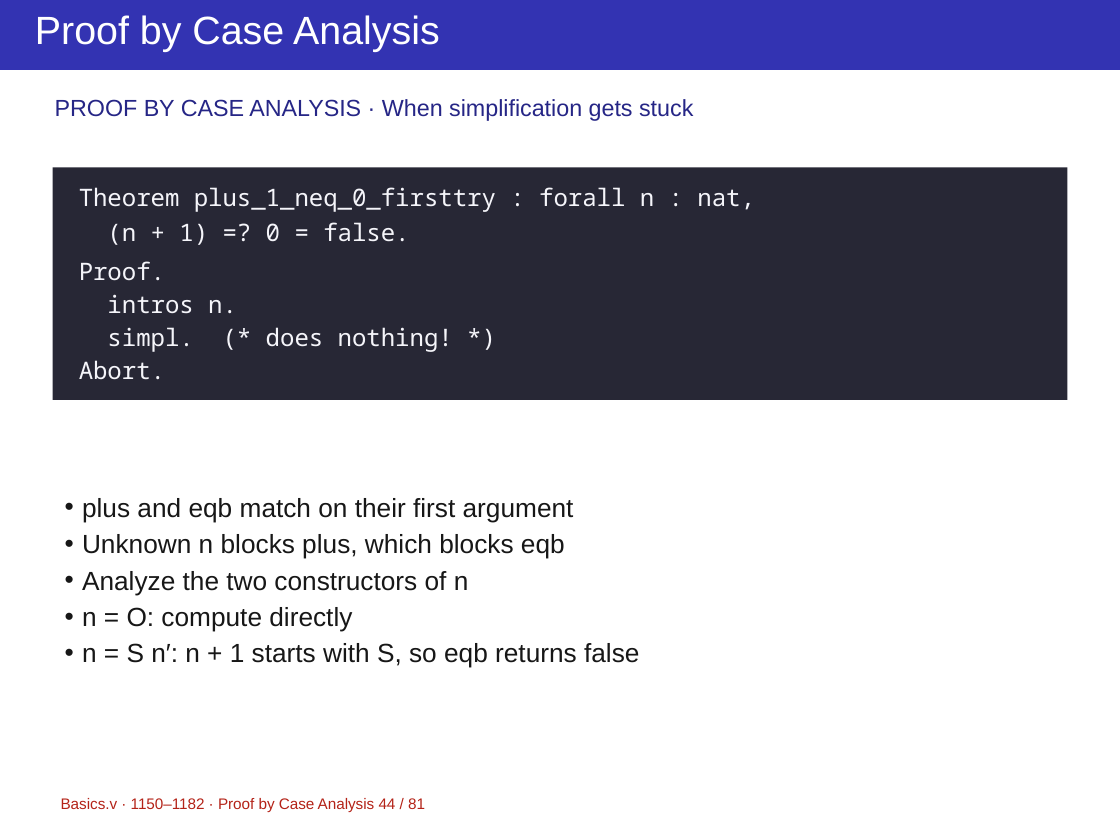
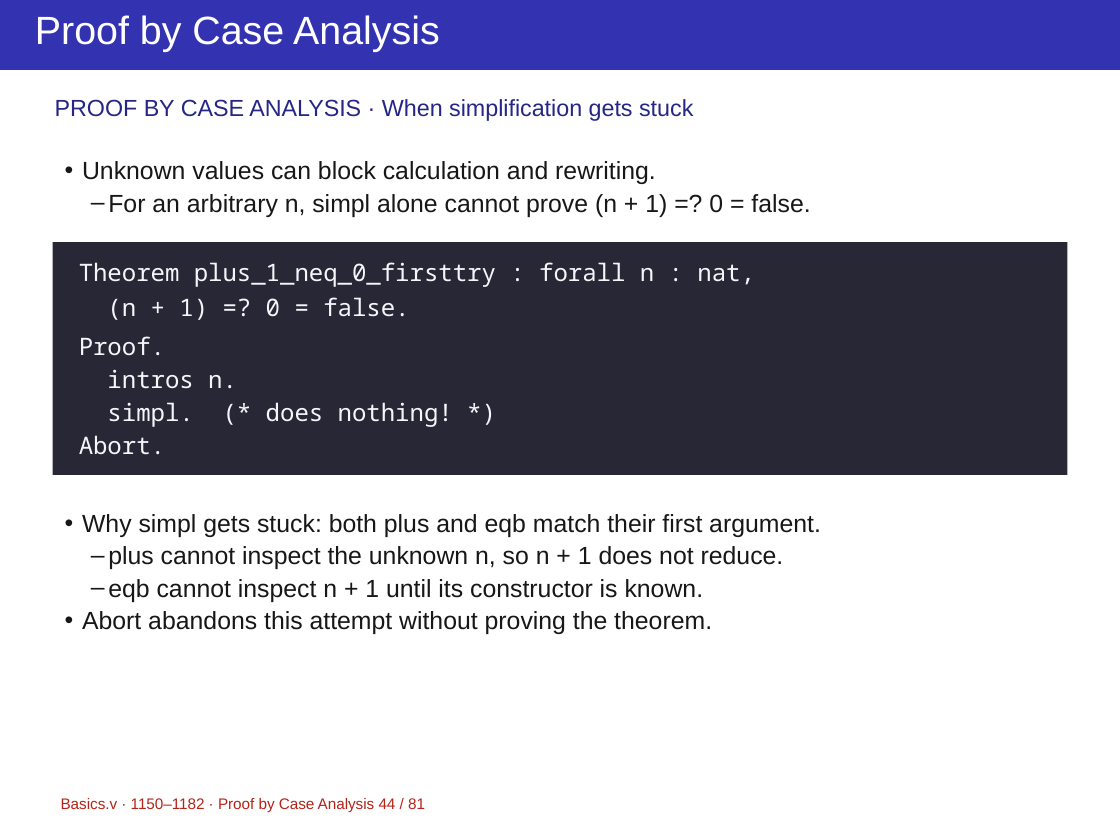
Before and after one commit to yuanruizhang5a/ppt-master, a slide deck: slide 44 of projects/course-rocq/Basics-2.pptx. Drawn at 1120x840 pixels with LibreOffice and Linux fonts; fonts in the diff are those of the drawing. Boxes give left, top, right and bottom in pixels: in the first picture for what was removed or moved away, otherwise in the second. Text is boxed around its words. In the diff, an @@ line names an element or a change of style, - is before the commit and + after.

```diff
--- a/projects/course-rocq/Basics-2.pptx
+++ b/projects/course-rocq/Basics-2.pptx
@@ text added at bbox=[82, 161, 810, 217], 17 pt, text #171717 @@
+• Unknown values can block calculation and rewriting.
+  – For an arbitrary n, simpl alone cannot prove (n + 1) =? 0 = false.
@@ rectangle: place and size @@
-rectangle at bbox=[52, 167, 1068, 400]
+rectangle at bbox=[52, 242, 1068, 476]
@@ text "Theorem plus_1_neq_0_firsttry : forall n ...": place and size @@
-text "Theorem plus_1_neq_0_firsttry : forall n ..." at bbox=[79, 187, 755, 380]
+text "Theorem plus_1_neq_0_firsttry : forall n ..." at bbox=[79, 262, 755, 455]
@@ text at bbox=[82, 514, 821, 634]: text changed; size 18 to 17 pt @@
-• plus and eqb match on their first argument
-• Unknown n blocks plus, which blocks eqb
-• Analyze the two constructors of n
-• n = O: compute directly
-• n = S n′: n + 1 starts with S, so eqb returns false
+• Why simpl gets stuck: both plus and eqb match their first argument.
+  – plus cannot inspect the unknown n, so n + 1 does not reduce.
+  – eqb cannot inspect n + 1 until its constructor is known.
+• Abort abandons this attempt without proving the theorem.
```
Also in this commit, not shown: 14 other slides changed, 6 other files.
